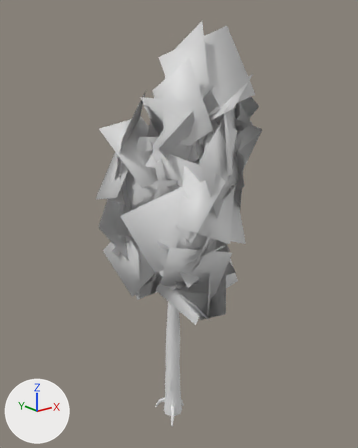
An edit to the glTF model models/variants/birch_v1.glb, drawn before and after from the same camera.
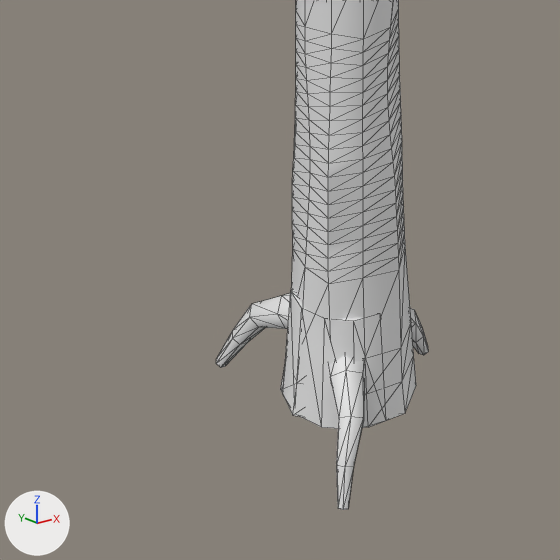
There are two pictures of each version: one whole from a 50 mm lens placed at (-6.33, -8.17, 8.04), pointed at (0.28, 0.09, 4.73), one close up on the part from 35% to 56% of the width and 80% to 97% of the height. Every picture has the same lights, and +X, +Y and +Z are marked at lower left. The older version's two pictures come first. The close-ups show mesh edges as thin lines. Where no turn or scale is listed for an object, it has been applied to the vertices. Vertices at exactly the same position are counted once.

Script lines for the objects in view, before the commit:
```python
me_body_trunk = bpy.data.meshes.new('Body_Trunk')
me_body_trunk.from_pydata(...)  # 470 vertices, 924 faces; spans x -0.3..0.47, y -0.36..0.51, z -0.13..6.37
me_rubble_stump = bpy.data.meshes.new('Rubble_Stump')
me_rubble_stump.from_pydata(...)  # a 12-sided cut cone along z (radius 0.215 at the low end, 0.184 at the high end) spanning x -0.215..0.215, y -0.215..0.215, z -0.2..0.2
ob_body_trunk = bpy.data.objects.new('Body_Trunk', me_body_trunk)
ob_body_trunk.location = (0.0, 0.0, 0.0)
ob_rubble_stump = bpy.data.objects.new('Rubble_Stump', me_rubble_stump)
ob_rubble_stump.location = (0.0, 0.0, 0.2)
```
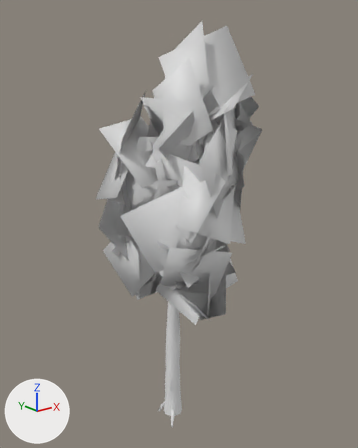
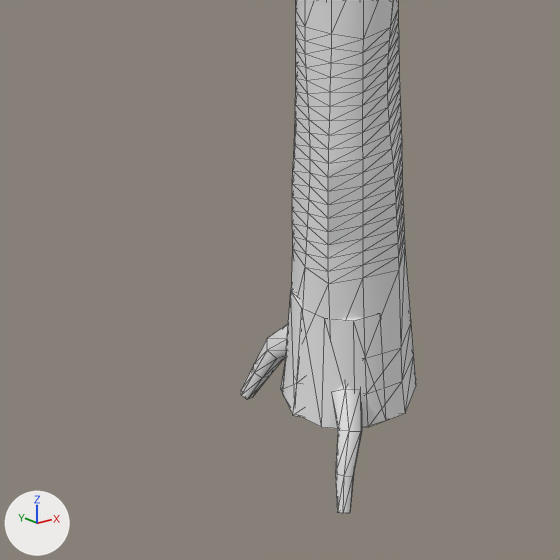
Pixel boxes [x1, y1, x2, y2] of what changed, in the close-ups (560 x 560 px; the box of a moved part takes in the faces that stretch with it):
'Body_Trunk', reshaped: before [216, 0, 428, 510]; after [241, 0, 416, 514]
part 1 of me_body_trunk, moved or reshaped: before [216, 293, 428, 510]; after [241, 324, 362, 514]

The change in detail:
me_body_trunk is used by ob_body_trunk; location (0.0, 0.0, 0.0).
me_body_trunk had 470 vertices, 924 faces and spanned x -0.3..0.47, y -0.36..0.51, z -0.13..6.37.
me_body_trunk now has 470 vertices, 924 faces and spans x -0.25..0.47, y -0.3..0.41, z -0.21..6.37.
me_body_trunk part 1: 90 of 470 vertices moved; they spanned x -0.3..0.44, y -0.36..0.51, z -0.13..0.33 and now span x -0.25..0.37, y -0.3..0.41, z -0.21..0.26; mean shift (0.0, -0.01, -0.08); largest move (0.12, 0.0, 0.31) -> (0.03, 0.05, 0.16).
